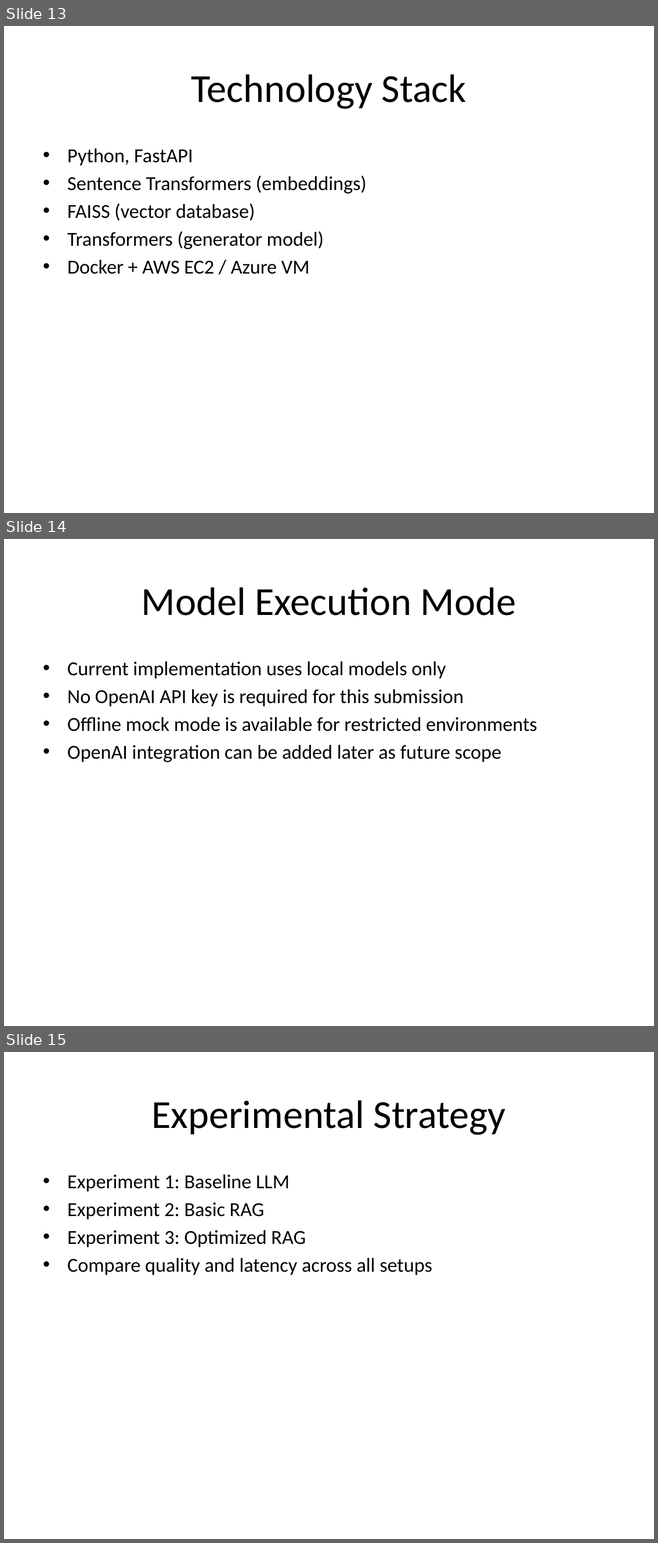
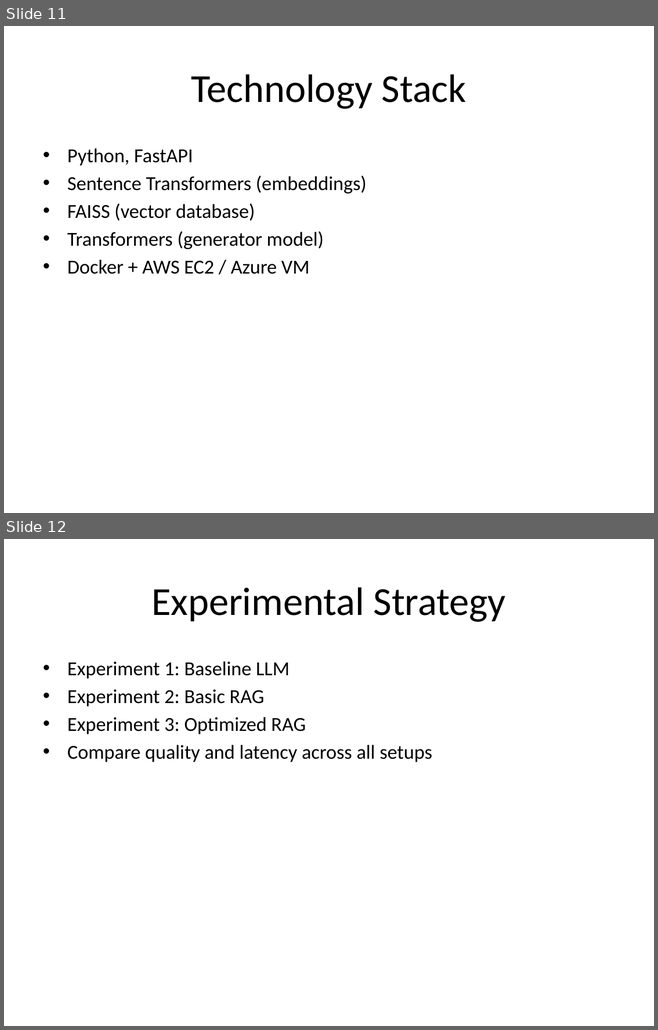
Before and after one commit to sundar0004/-Cloud-Based-RAG, a slide deck: docs/MSc_RAG_Project_Vels_University.pptx. Shown one above the other, each under a label of ours: slides 13, 14 and 15 before the commit, slides 11 and 12 after it. The pictures are 658x1543 and 658x1030 pixels, drawn with LibreOffice and Linux fonts; fonts in the diff are those of the drawing. Boxes give left, top, right and bottom in pixels: in the first picture for what was removed or moved away, otherwise in the second. Text is boxed around its words. In the diff, an @@ line names an element or a change of style, - is before the commit and + after.

Commit message:
Generate DOCX submission file and resize PPT to 19 slides with screenshots last

```diff
--- a/docs/MSc_RAG_Project_Vels_University.pptx
+++ b/docs/MSc_RAG_Project_Vels_University.pptx
@@ slide 14 removed at box(4, 539, 654, 1026), background #FFFFFF @@
@@ title removed at box(141, 587, 516, 616) @@
-Model Execution Mode
@@ text removed at box(67, 661, 537, 762) @@
-• Current implementation uses local models only
-• No OpenAI API key is required for this submission
-• Offline mock mode is available for restricted environments
-• OpenAI integration can be added later as future scope
@@ what was slide 13 is now slide 11 @@
@@ what was slide 15 is now slide 12 @@
```
Also in this commit, not shown: 1 slide added, 5 other slides removed, 3 other files.
